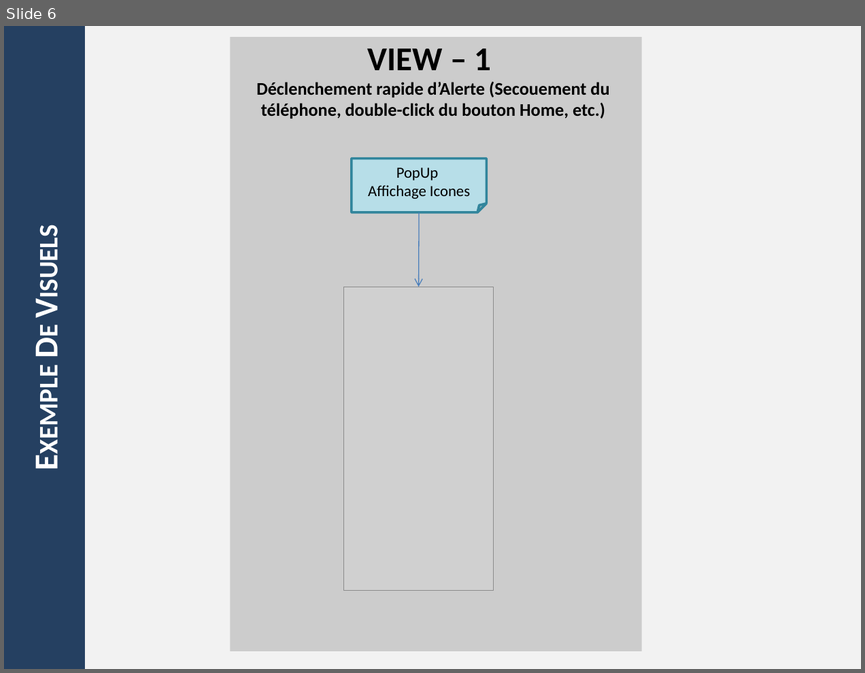
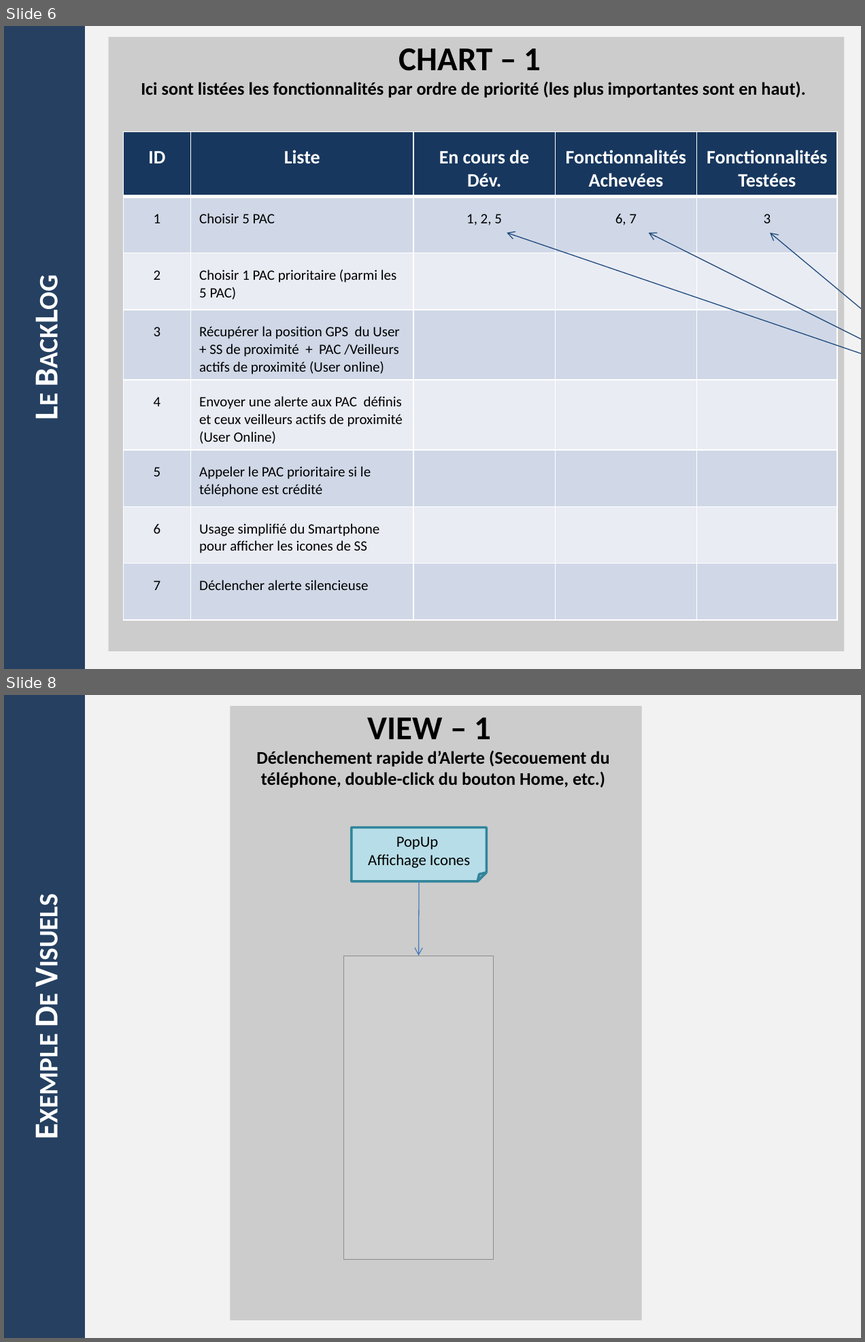
Before and after one commit to SadioD/guineaAlert, a slide deck: useCase_ppt.pptx. Shown one above the other, each under a label of ours: slide 6 before the commit, slides 6 and 8 after it; the slides between them are not shown. The pictures are 865x673 and 865x1342 pixels, drawn with LibreOffice and Linux fonts; fonts in the diff are those of the drawing; grey boxes stand for pictures. Boxes give left, top, right and bottom in pixels: in the first picture for what was removed or moved away, otherwise in the second. Text is boxed around its words. In the diff, an @@ line names an element or a change of style, - is before the commit and + after.

Commit message:
Boy j'ai rajouté le backlog dans le ppt et la liste des principales pages de l'App dans le doc.

```diff
--- a/useCase_ppt.pptx
+++ b/useCase_ppt.pptx
@@ slide 6 added at bbox=[4, 26, 861, 669], background #F2F2F2 @@
@@ rectangle added at bbox=[4, 26, 84, 669], fill #254061, 28 pt, text #FFFFFF, bold, small capitals @@
+Le BackLog
@@ rectangle added at bbox=[109, 37, 844, 652], fill #BFBFBF at 74% opacity, 15 pt, text #000000, bold @@
+CHART – 1
+Ici sont listées les fonctionnalités par ordre de priorité (les plus importantes sont en haut).
@@ table added at bbox=[123, 132, 837, 617], 8 rows, 5 columns @@
+ID | Liste | En cours de Dév. | Fonctionnalités Achevées | Fonctionnalités Testées
+1 | Choisir 5 PAC | 1, 2, 5 | 6, 7 | 3
+2 | Choisir 1 PAC prioritaire (parmi les 5 PAC) |  |  | 
+3 | Récupérer la position GPS du User + SS de proximité + PAC /Veilleurs actifs de proximité (User online) |  |  | 
+4 | Envoyer une alerte aux PAC définis et ceux veilleurs actifs de proximité (User Online) |  |  | 
+5 | Appeler le PAC prioritaire si le téléphone est crédité |  |  | 
+6 | Usage simplifié du Smartphone pour afficher les icones de SS |  |  | 
+7 | Déclencher alerte silencieuse |  |  | 
@@ arrow added from (861, 384) to (507, 233), #1F497D 0.75 pt @@
@@ arrow added from (861, 384) to (649, 233), #1F497D 0.75 pt @@
@@ arrow added from (861, 384) to (770, 233), #1F497D 0.75 pt @@
@@ what was slide 6 is now slide 8 @@
```
Also in this commit, not shown: 2 slides changed, 1 other slide added, 1 other file.
